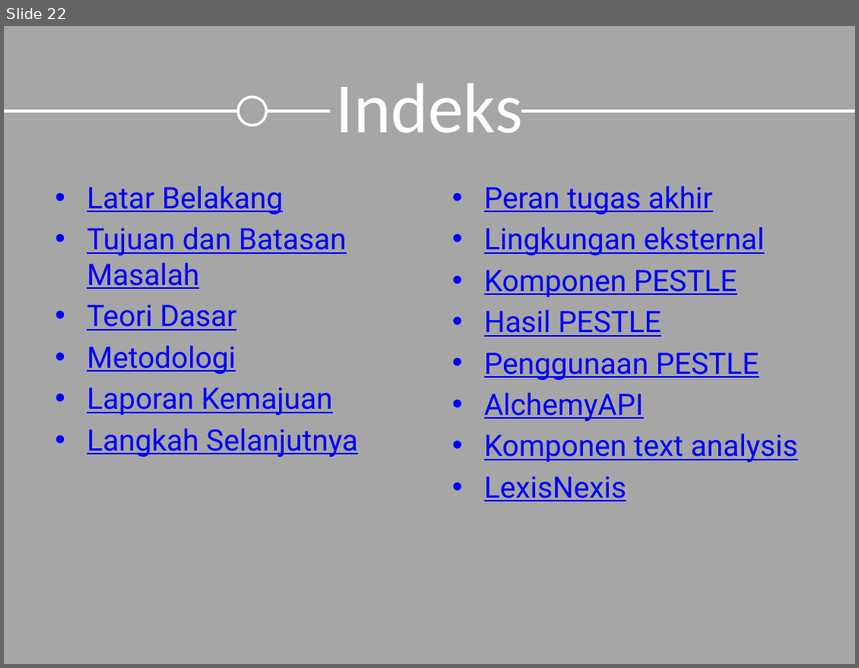
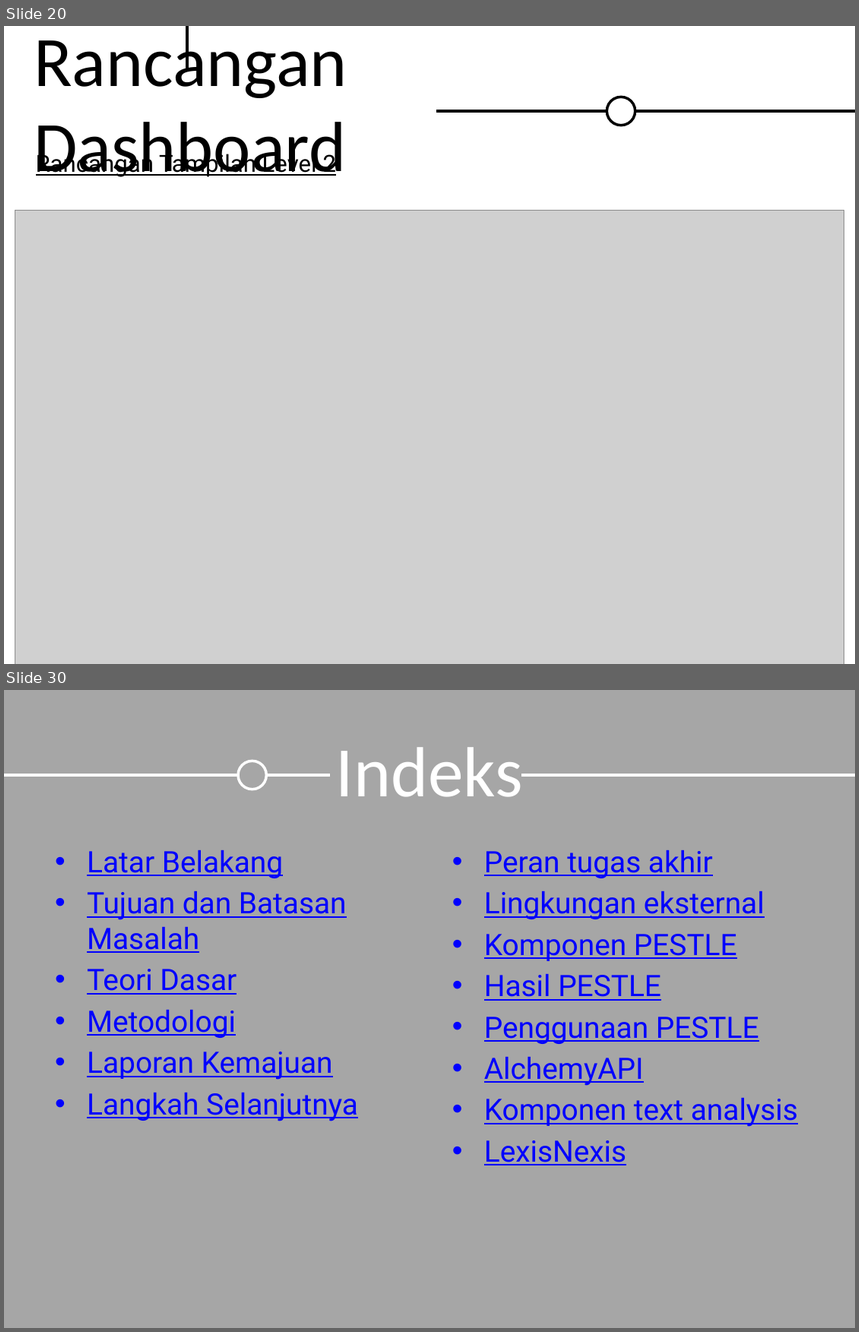
Before and after one commit to emfatoni/dashboard_pestle, a slide deck: dokumen/Slide Sidang.pptx. Shown one above the other, each under a label of ours: slide 22 before the commit, slides 20 and 30 after it; the slides between them are not shown. The pictures are 859x668 and 859x1332 pixels, drawn with LibreOffice and Linux fonts; fonts in the diff are those of the drawing; grey boxes stand for pictures. Boxes give left, top, right and bottom in pixels: in the first picture for what was removed or moved away, otherwise in the second. Text is boxed around its words. In the diff, an @@ line names an element or a change of style, - is before the commit and + after.

```diff
--- a/dokumen/Slide Sidang.pptx
+++ b/dokumen/Slide Sidang.pptx
@@ slide 20 added at <box>4,26,855,664</box>, background #FFFFFF @@
@@ title added at <box>34,27,348,177</box>, 60 pt, text #000000 @@
+Rancangan Dashboard
@@ line added from (187, 71) to (187, 26), #000000 2.25 pt @@
@@ line added from (436, 111) to (855, 111), #000000 2.25 pt @@
@@ ellipse added at <box>607,97,635,125</box>, fill #FFFFFF, outline #000000 2.25 pt @@
@@ text added at <box>36,151,336,178</box>, 20 pt, text #000000, underline @@
+Rancangan Tampilan Level 2
@@ picture added at <box>15,211,845,664</box> @@
@@ what was slide 22 is now slide 30 @@
```
Also in this commit, not shown: 2 slides changed, 8 other slides added, 1 slide removed.
